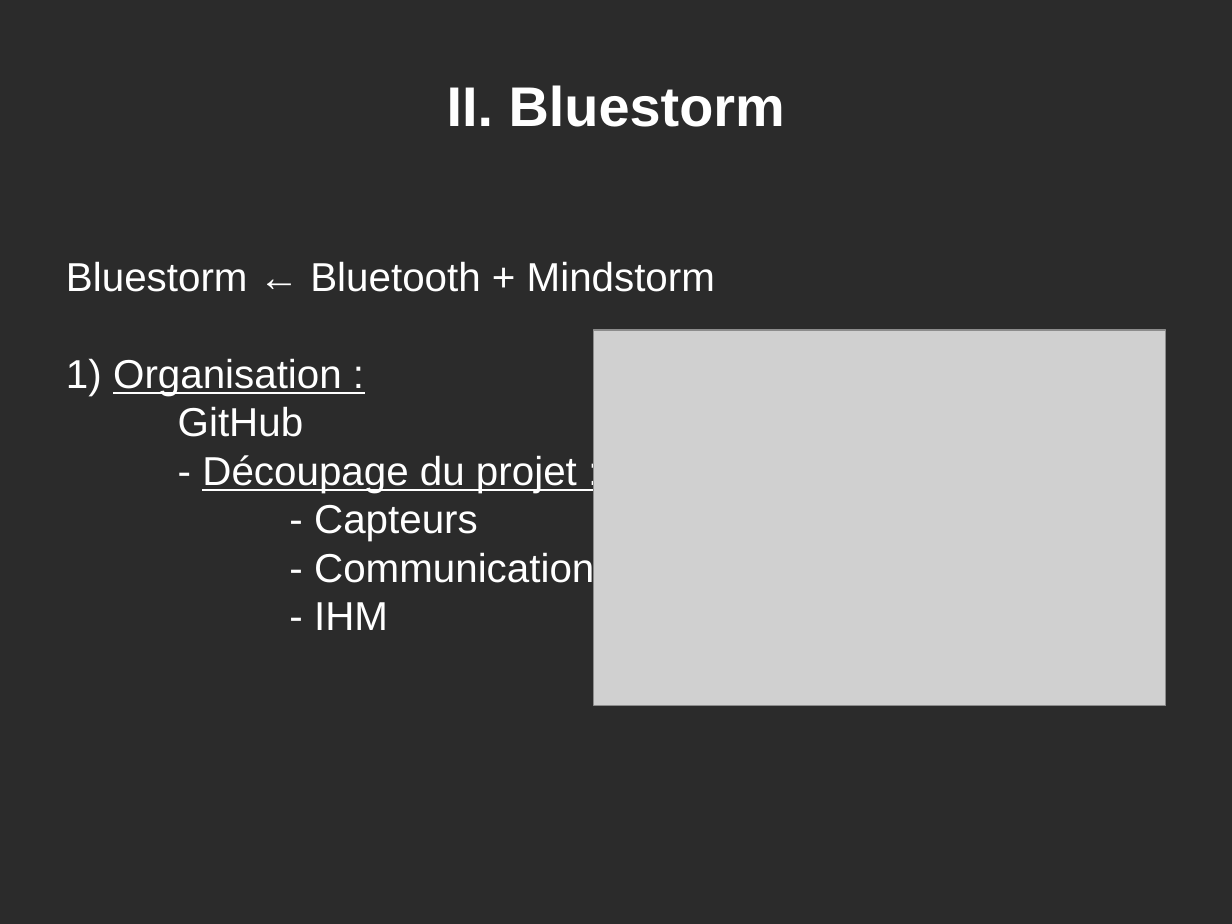
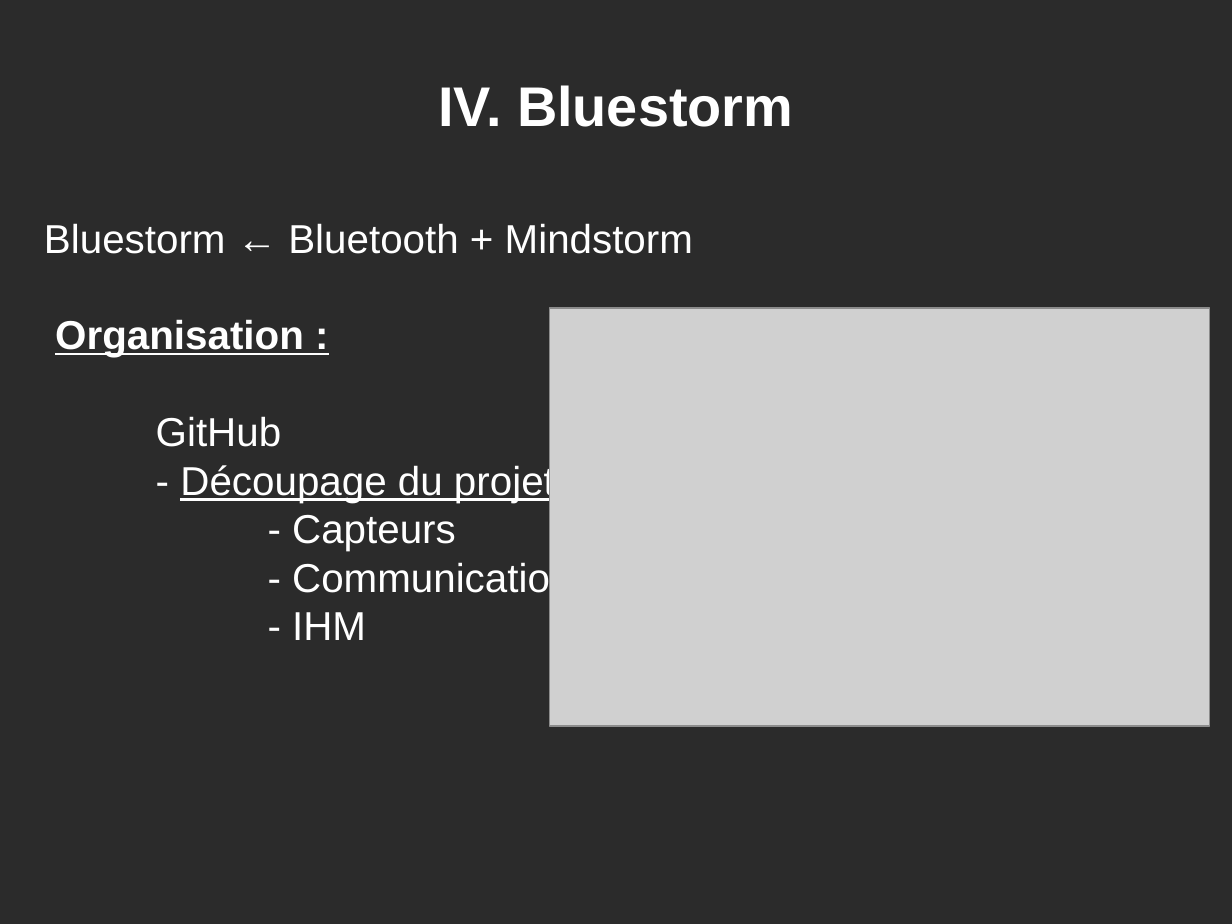
Before and after one commit to Jiboo/bluestorm, a slide deck: slide 6 of docs/slides.odp (slide 5 before the commit). Drawn at 1232x924 pixels with LibreOffice and Linux fonts; fonts in the diff are those of the drawing; grey boxes stand for pictures; background and template pictures are left out; a plain dark background stands for a picture behind light text. Boxes give left, top, right and bottom in pixels: in the first picture for what was removed or moved away, otherwise in the second. Text is boxed around its words. In the diff, an @@ line names an element or a change of style, - is before the commit and + after.

```diff
--- a/docs/slides.odp
+++ b/docs/slides.odp
@@ title at bbox=[438, 85, 793, 127]: text changed @@
-II. Bluestorm
+IV. Bluestorm
@@ subtitle "Bluestorm ← Bluetooth + Mindstorm": place and size @@
-subtitle "Bluestorm ← Bluetooth + Mindstorm" at bbox=[66, 261, 715, 630]
+subtitle "Bluestorm ← Bluetooth + Mindstorm" at bbox=[44, 223, 693, 640]
@@ subtitle at bbox=[55, 319, 304, 357]: text changed; bold on @@
-1) Organisation :
+Organisation :
@@ picture: place and size @@
-picture at bbox=[594, 330, 1166, 705]
+picture at bbox=[550, 309, 1211, 727]
```
Also in this commit, not shown: 3 other slides changed, 2 slides added, 1 slide removed.
